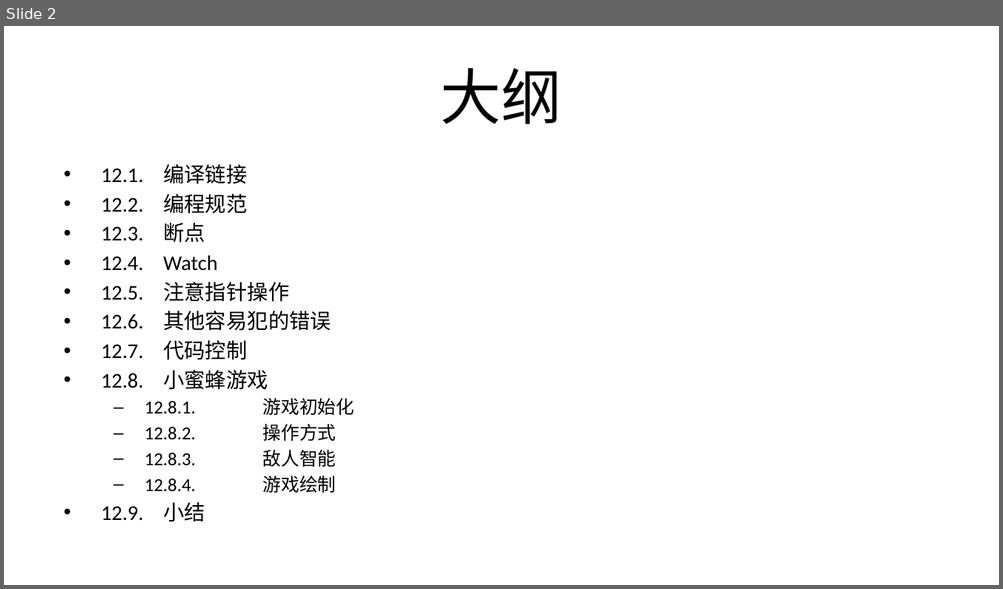
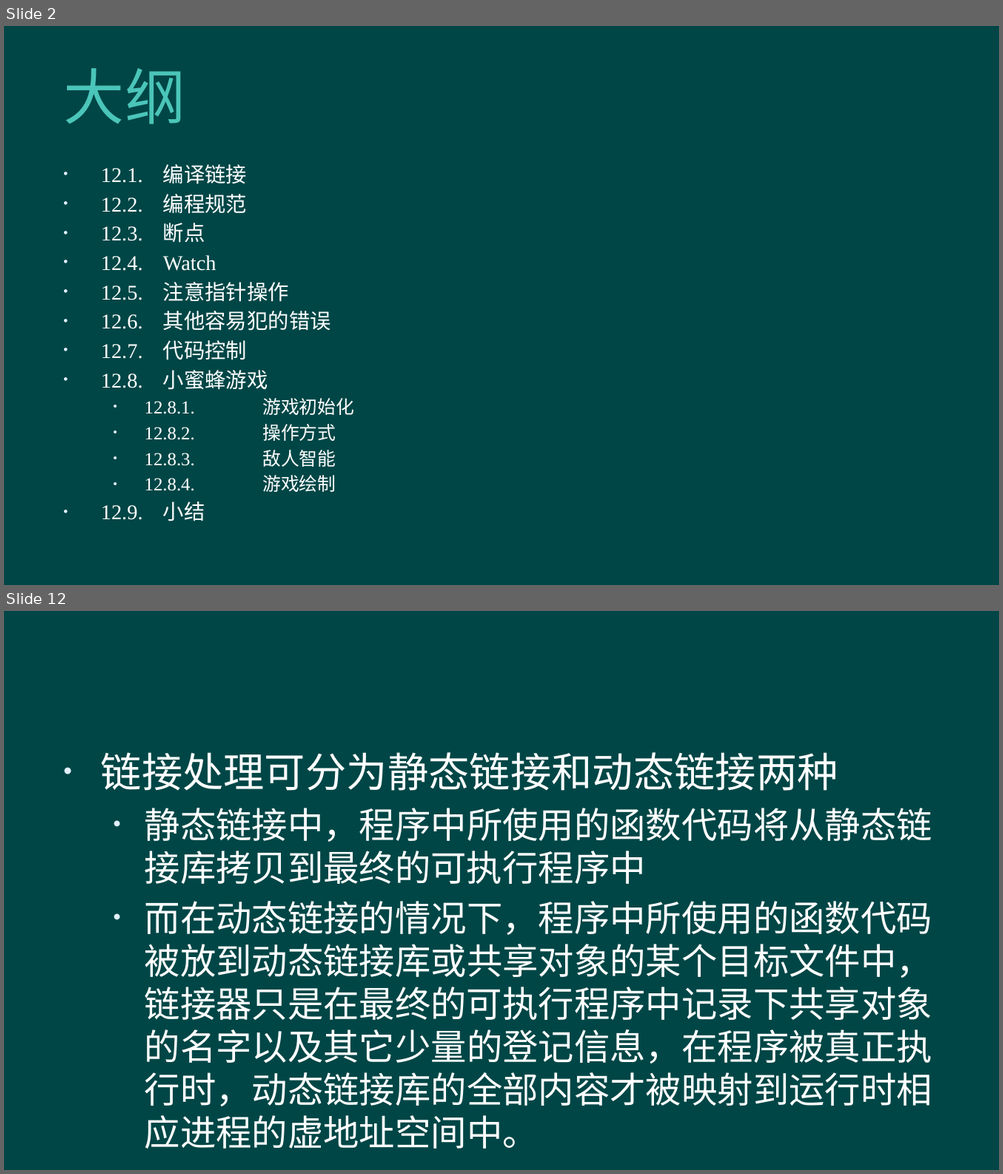
Before and after one commit to hanhonglei/Course_BasicGameProgramming, a slide deck: 第12章 程序调试技巧/第12章 程序调试技巧.pptx. Shown one above the other, each under a label of ours: slide 2 before the commit, slides 2 and 12 after it; the slides between them are not shown. The pictures are 1003x589 and 1003x1174 pixels, drawn with LibreOffice and Linux fonts; fonts in the diff are those of the drawing; background and template pictures are left out. Boxes give left, top, right and bottom in pixels: in the first picture for what was removed or moved away, otherwise in the second. Text is boxed around its words. In the diff, an @@ line names an element or a change of style, - is before the commit and + after.

```diff
--- a/第12章 程序调试技巧/第12章 程序调试技巧.pptx
+++ b/第12章 程序调试技巧/第12章 程序调试技巧.pptx
@@ slide 12 added at <box>4,611,999,1170</box>, background #004646 @@
@@ text added at <box>101,752,932,1107</box>, 25.9 pt, text #FFFFFF @@
+• 链接处理可分为静态链接和动态链接两种
+  • 静态链接中，程序中所使用的函数代码将从静态链接库拷贝到最终的可执行程序中
+  • 而在动态链接的情况下，程序中所使用的函数代码被放到动态链接库或共享对象的某个目标文件中，链接器只是在最终的可执行程序中记录下共享对象的名字以及其它少量的登记信息，在程序被真正执行时，动态链接库的全部内容才被映射到运行时相应进程的虚地址空间中。
@@ slide 2 changed as well @@
@@ background #FFFFFF to #004646 @@
@@ title "大纲" at <box>63,68,185,124</box>: text colour #000000 to #4BC5B9, letter spacing 0 to 0.5 pt; alignment centre to left @@
@@ text "12.1. 编译链接" at <box>101,164,354,492</box>: font Calibri to Times New Roman, text colour #000000 to #FFFFFF; bullet – to • @@
```
Also in this commit, not shown: 1 other slide changed, 44 other slides added.
